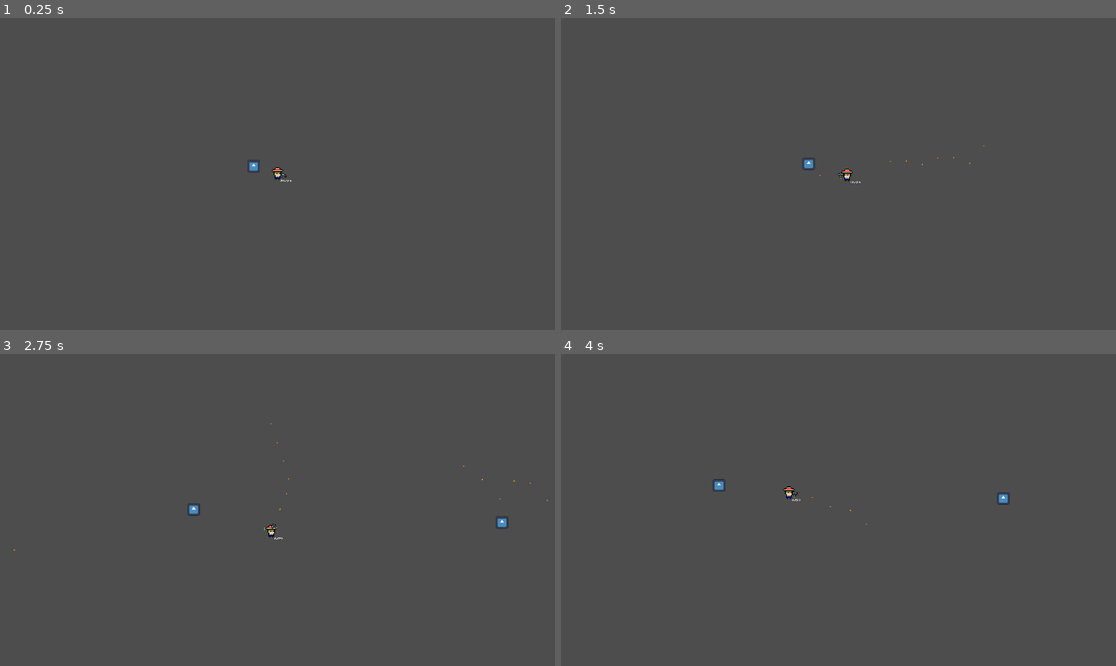
Above: before the commit, frames 1-4 (two rows, left to right).
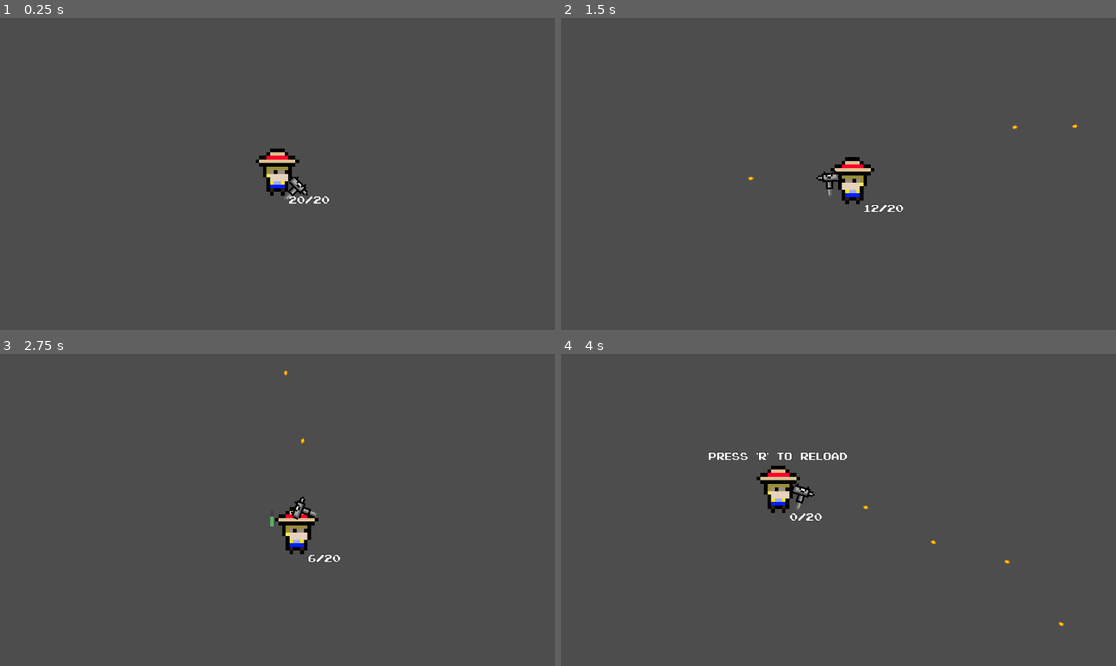
Above: after the commit, the same moments.

Repository: Shmath64/Guerrilla-Gardener
Game: Godot game, scene res://Scenes/world.tscn
Two runs of this game, one before a commit and one after it. Both use one fixed random seed, a clock stepped at 60 frames per second and the inputs below. The engine's default icon, where the game draws it, is replaced by a stand-in: a white triangle on a blue panel in a dark square.
Inputs (mouse positions are in pixels of both pictures, inside the frame that each line leads up to):
- Up to frame 1 (0.25 s): no input
- Up to frame 2 (1.5 s): tap Enter at 0.5 s; move the mouse to (960, 158) at 0.52 s; press the mouse at (960, 158) at 0.53 s; hold Right (ui_right) 0.53-1.28 s; move the mouse to (727, 189) at 1.27 s; release the mouse at (727, 189) at 1.28 s; hold Down (ui_down) from 1.28 s (still down); click (727, 189) at 1.35 s
- Up to frame 3 (2.75 s): move the mouse to (333, 441) at 2.02 s; release Down (ui_down) at 2.03 s; press the mouse at (333, 441) at 2.03 s; hold Right (ui_right) from 2.03 s (still down); tap Shift (sprint) at 2.1 s
- Up to frame 4 (4 s): move the mouse to (810, 572) at 2.77 s; release Right (ui_right) at 2.78 s; release the mouse at (810, 572) at 2.78 s; hold Up (ui_up) 2.78-3.53 s; click (810, 572) at 2.85 s; move the mouse to (1005, 556) at 3.52 s; press the mouse at (1005, 556) at 3.53 s; hold Left (ui_left) from 3.53 s (still down)

The runs differ from the first frame. In frame 1, 1.0% of the frame differs, in the area x 44-60%, y 41-60%; in frame 2, 1.0%; in frame 3, 1.1%; in frame 4, 1.4%, in the area x 26-91%, y 31-88%.

Commit message:
Adjusted Player Camera, and Press R to reload label

Diff:
--- a/Scenes/player.tscn
+++ b/Scenes/player.tscn
@@ -54,7 +54,7 @@
 shape = SubResource("RectangleShape2D_p38sm")
 
 [node name="Camera2D" type="Camera2D" parent="."]
-zoom = Vector2(0.2, 0.2)
+zoom = Vector2(0.75, 0.75)
 position_smoothing_enabled = true
 
 [node name="AmmoCountLabel" type="Label" parent="."]
--- a/Scenes/world.tscn
+++ b/Scenes/world.tscn
@@ -3,7 +3,6 @@
 [ext_resource type="PackedScene" uid="uid://dkoxtfu80nj8n" path="res://Scenes/player.tscn" id="1_a7yib"]
 [ext_resource type="Script" path="res://Scripts/world.gd" id="1_pogo0"]
 [ext_resource type="Texture2D" uid="uid://b7gcstvlto2tc" path="res://icon.svg" id="2_nbcgm"]
-[ext_resource type="PackedScene" uid="uid://1vsfreqshnha" path="res://Scenes/Target.tscn" id="3_sab2r"]
 
 [sub_resource type="TileSetAtlasSource" id="TileSetAtlasSource_sllyi"]
 texture = ExtResource("2_nbcgm")
@@ -29,20 +28,25 @@
 tile_size = Vector2i(32, 32)
 sources/0 = SubResource("TileSetAtlasSource_sllyi")
 
+[sub_resource type="RectangleShape2D" id="RectangleShape2D_0tcey"]
+
 [node name="World" type="Node2D"]
 script = ExtResource("1_pogo0")
 
 [node name="Player" parent="." instance=ExtResource("1_a7yib")]
+position = Vector2(327, 82)
 
 [node name="TileMap" type="TileMap" parent="."]
 tile_set = SubResource("TileSet_o2smf")
 format = 2
 
-[node name="Target" parent="." instance=ExtResource("3_sab2r")]
-position = Vector2(-247, -81)
-
 [node name="EnemySpawnTimer" type="Timer" parent="."]
 wait_time = 0.75
 one_shot = true
 
+[node name="Garden" type="StaticBody2D" parent="."]
+
+[node name="CollisionShape2D" type="CollisionShape2D" parent="Garden"]
+shape = SubResource("RectangleShape2D_0tcey")
+
 [connection signal="timeout" from="EnemySpawnTimer" to="." method="_on_enemy_spawn_timer_timeout"]
--- a/Scripts/player.gd
+++ b/Scripts/player.gd
@@ -72,7 +72,9 @@
 	update_ammo_count_label()
 
 func pull_trigger(): #What happens when trigger pulled (check if firing is possible)
-	if ammo_left <= 0: return #Maybe add a 'click' sound effect here
+	if ammo_left <= 0:
+		if !reloading: $PressRLabel.visible = true
+		return #Maybe add a 'click' sound effect here
 	if fire_time_left > 0: return
 	if reloading: return
 	fire()
@@ -100,6 +102,7 @@
 func reload():
 	reloading = true
 	reload_time_left = reload_time
+	$PressRLabel.visible = false
 
 func update_ammo_count_label():
 	$AmmoCountLabel.text = "{0}/{1}".format([str(ammo_left), str(max_ammo)])
